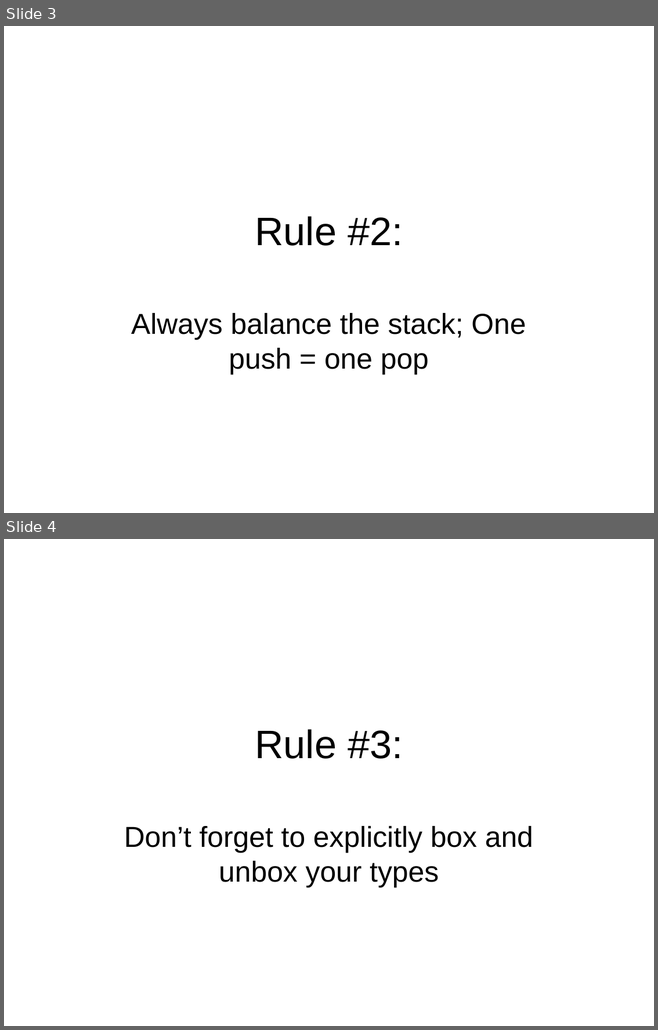
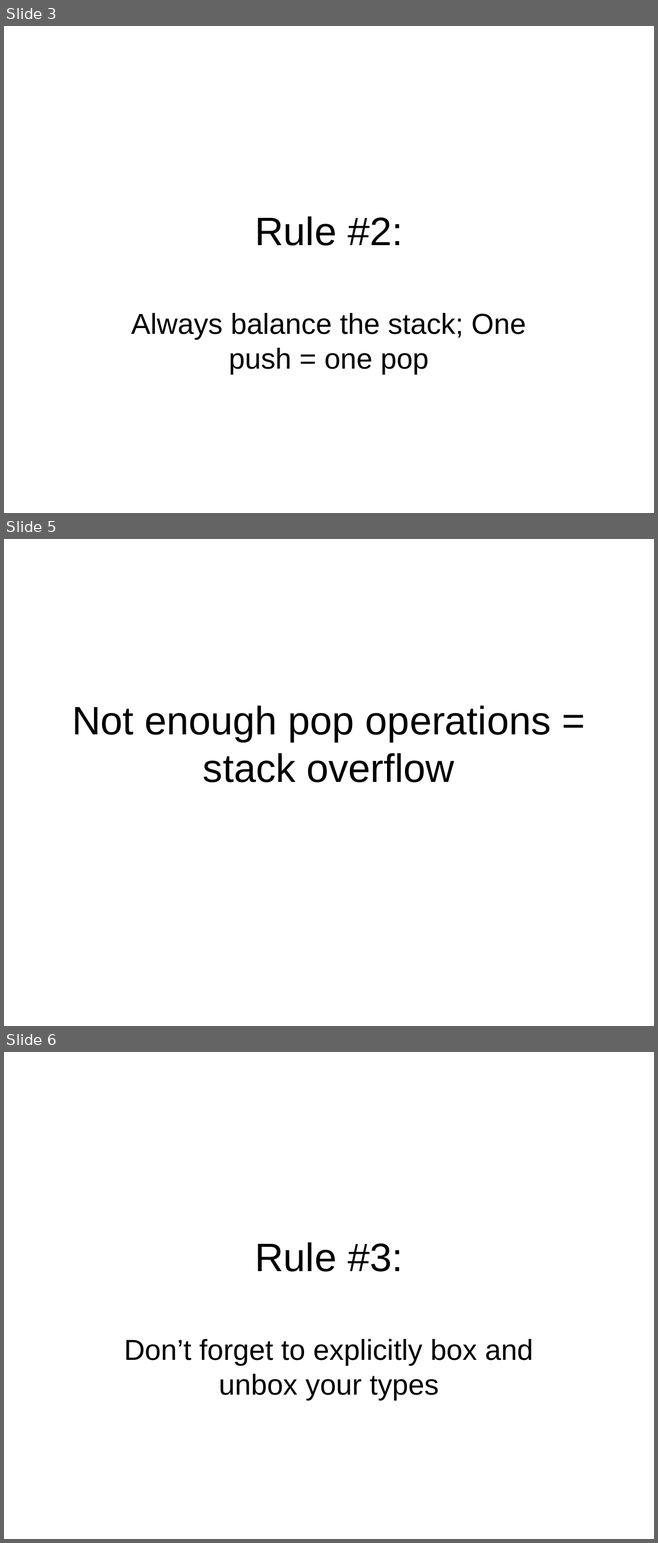
Before and after one commit to philiplaureano/ILRewritingTalk, a slide deck: Ten Simple Rules for Rewriting IL.ppt. Shown one above the other, each under a label of ours: slides 3 and 4 before the commit, slides 3, 5 and 6 after it; the slides between them are not shown. The pictures are 658x1030 and 658x1543 pixels, drawn with LibreOffice and Linux fonts; fonts in the diff are those of the drawing. Boxes give left, top, right and bottom in pixels: in the first picture for what was removed or moved away, otherwise in the second. Text is boxed around its words. In the diff, an @@ line names an element or a change of style, - is before the commit and + after.

Commit message:
Added slides for explaining stack overflow and underflow conditions in the CLR

```diff
--- a/Ten Simple Rules for Rewriting IL.ppt
+++ b/Ten Simple Rules for Rewriting IL.ppt
@@ slide 5 added at (4, 539, 654, 1026), background #FFFFFF @@
@@ title added at (72, 705, 550, 783), 44 pt, text #000000 @@
+Not enough pop operations = stack overflow
@@ what was slide 4 is now slide 6 @@
```
Also in this commit, not shown: 1 other slide added.
